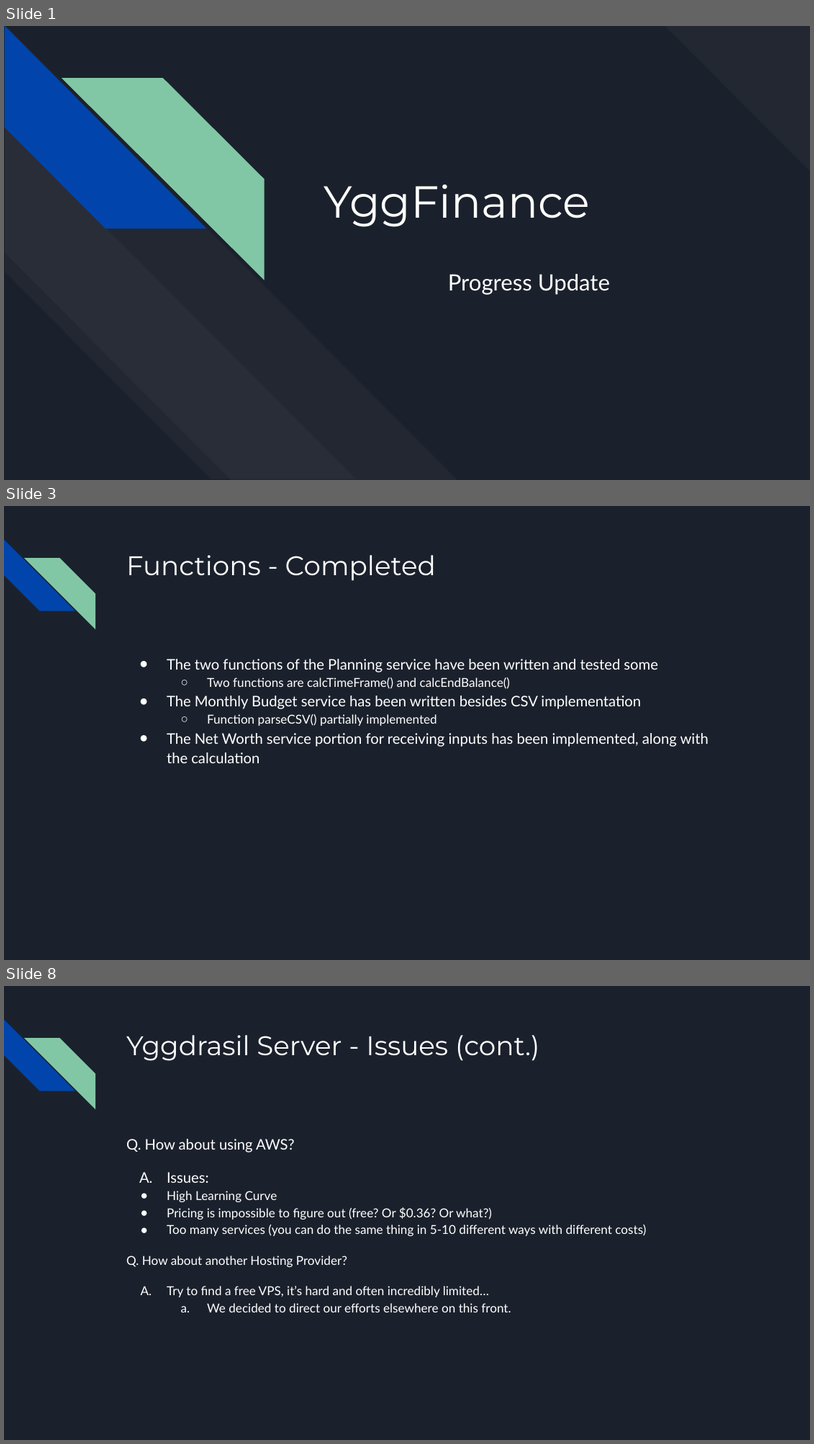
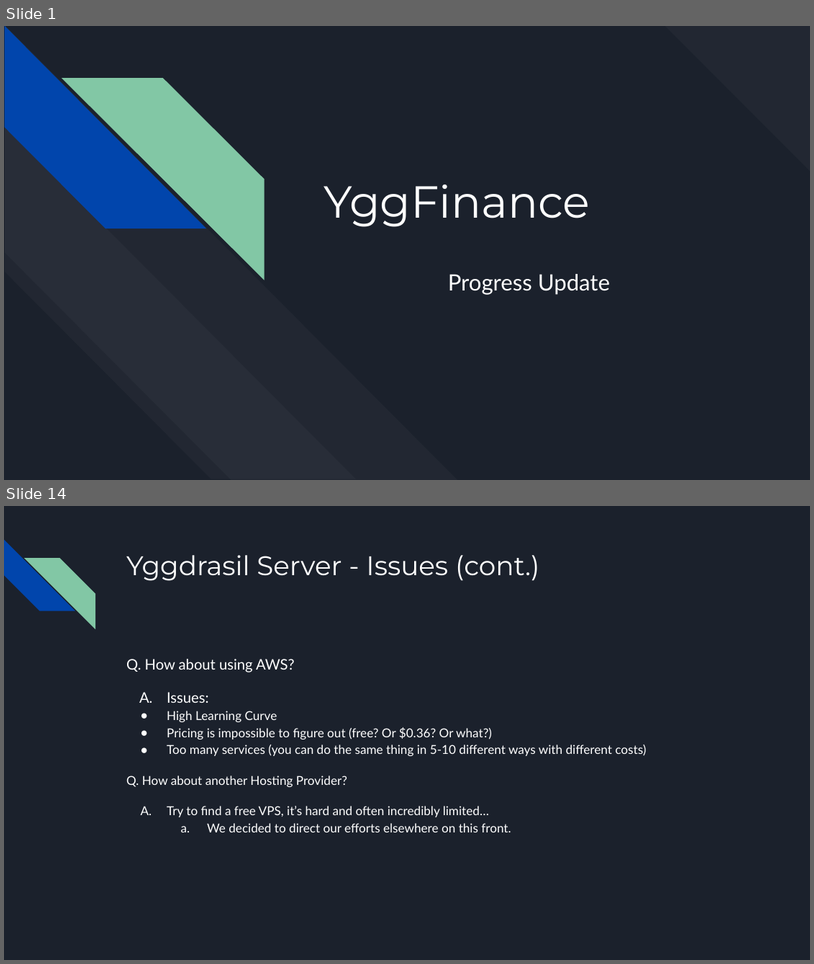
Before and after one commit to Shuruni/YggFinance, a slide deck: documentation/Update Powerpoint.pptx. Shown one above the other, each under a label of ours: slides 1, 3 and 8 before the commit, slides 1 and 14 after it; the slides between them are not shown. The pictures are 814x1444 and 814x964 pixels, drawn with LibreOffice and Linux fonts; fonts in the diff are those of the drawing. Boxes give left, top, right and bottom in pixels: in the first picture for what was removed or moved away, otherwise in the second. Text is boxed around its words. In the diff, an @@ line names an element or a change of style, - is before the commit and + after.

```diff
--- a/documentation/Update Powerpoint.pptx
+++ b/documentation/Update Powerpoint.pptx
@@ slide 3 removed at bbox=[4, 506, 810, 960], background #1B212C; not listed: 2 template elements that a slide beside it also shows @@
@@ title removed at bbox=[126, 555, 436, 581] @@
-Functions - Completed
@@ text removed at bbox=[167, 659, 709, 763] @@
-● The two functions of the Planning service have been written and tested some
-  ○ Two functions are calcTimeFrame() and calcEndBalance()
-● The Monthly Budget service has been written besides CSV implementation
-  ○ Function parseCSV() partially implemented
-● The Net Worth service portion for receiving inputs has been implemented, along with the calculation
@@ what was slide 8 is now slide 14 @@
```
Also in this commit, not shown: 10 slides changed, 5 slides added, 2 other slides removed.
